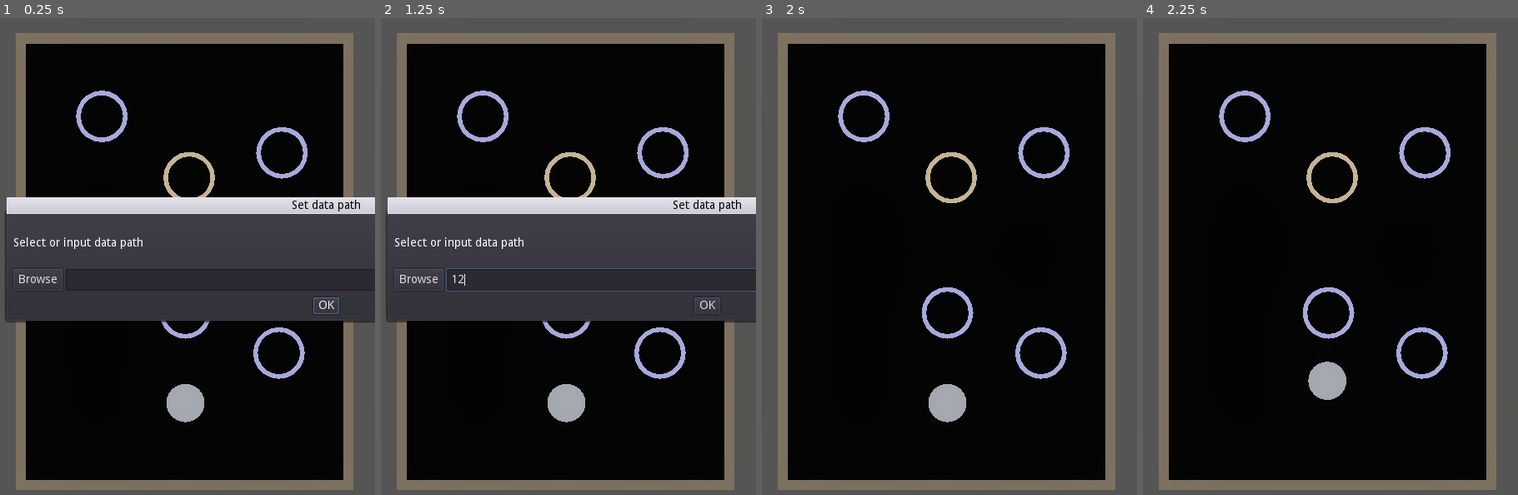
Above: before the commit, frames 1-4 (left to right).
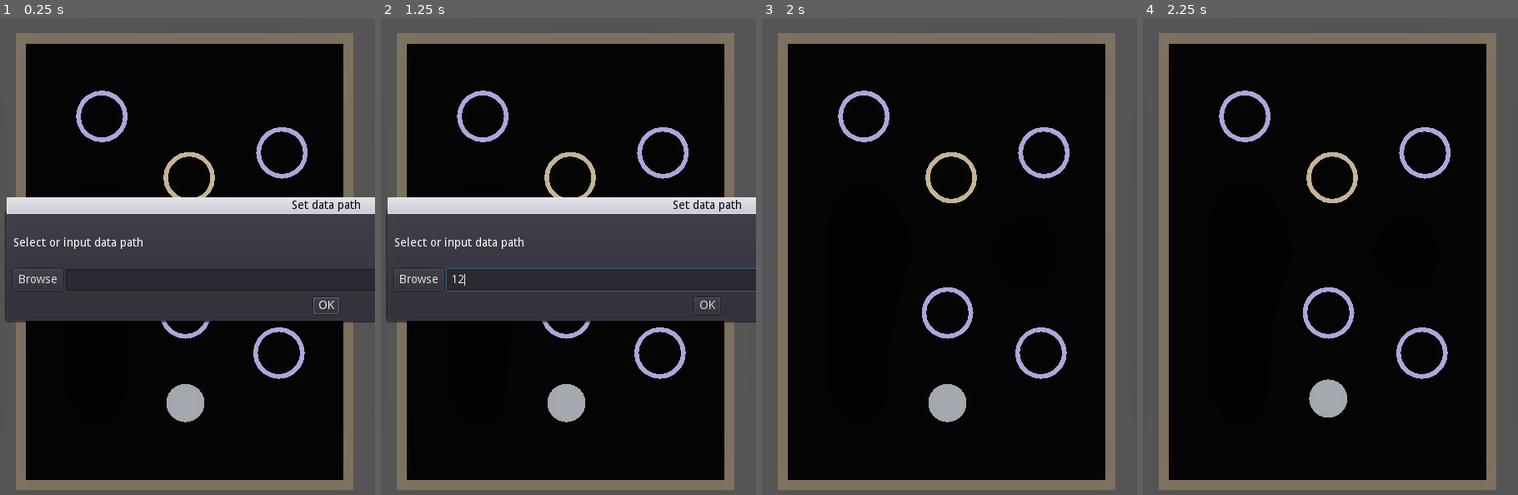
Above: after the commit, the same moments.

Repository: ZhekaHauska/pinball
Game: Godot game, scene res://scenes/Env.tscn
The game is run twice, just before and just after one commit, with the same random seed, the same clock (stepped at 60 frames per second) and the same inputs.
Inputs (mouse positions are in pixels of both pictures, inside the frame that each line leads up to):
- Up to frame 1 (0.25 s): no input
- Up to frame 2 (1.25 s): click (733, 280) at 0.52 s; type "12" at 0.6 s
- Up to frame 3 (2 s): click "OK" at 1.25 s
- Up to frame 4 (2.25 s): tap Enter at 2 s; hold Right (turn_right) from 2.03 s (still down); tap Space (fire) at 2.1 s

Frames 1-3 are identical in both runs. In frame 4, 0.7% of the frame differs, in the area x 44-55%, y 72-84%.

Commit message:
fix blocking messaging

Diff:
--- a/scenes/Agent.tscn
+++ b/scenes/Agent.tscn
@@ -16,5 +16,6 @@
 
 [node name="CSGMesh" type="CSGMesh" parent="."]
 transform = Transform( 0.40432, 0, 0, 0, 0.135462, 0, 0, 0, 0.5051, 0, 0, 0 )
+layers = 2
 mesh = ExtResource( 2 )
 material = SubResource( 1 )
--- a/scenes/Env.tscn
+++ b/scenes/Env.tscn
@@ -57,7 +57,6 @@
 
 [node name="Agent" parent="." instance=ExtResource( 1 )]
 transform = Transform( 1, 0, 0, 0, 1, 0, 0, 0, 1, -2.90733, 3.34033, -0.453864 )
-speed = 5.0
 
 [node name="Walls" type="Spatial" parent="."]
 transform = Transform( 1, 0, 0, 0, 1, 0, 0, 0, 1, 0, 0, -5 )
@@ -219,6 +218,7 @@
 
 [node name="Camera" type="Camera" parent="RGBCameraSensor3D/Viewport"]
 transform = Transform( 1, 0, 0, 0, -4.37114e-08, 1, 0, -1, -4.37114e-08, 0.0783672, 5.19221, -4.93719 )
+cull_mask = 1048573
 environment = ExtResource( 8 )
 projection = 1
 size = 13.1028
--- a/scenes/RGBCameraSensor3D.tscn
+++ /dev/null
@@ -1,42 +0,0 @@
-[gd_scene load_steps=3 format=2]
-
-[ext_resource path="res://scripts/RGBCameraSensor3D.gd" type="Script" id=1]
-
-[sub_resource type="ViewportTexture" id=1]
-viewport_path = NodePath("Viewport")
-
-[node name="RGBCameraSensor3D" type="Spatial"]
-script = ExtResource( 1 )
-
-[node name="RemoteTransform" type="RemoteTransform" parent="."]
-remote_path = NodePath("../Viewport/Camera")
-
-[node name="Viewport" type="Viewport" parent="."]
-size = Vector2( 32, 32 )
-render_target_update_mode = 3
-
-[node name="Camera" type="Camera" parent="Viewport"]
-near = 0.5
-
-[node name="Control" type="Control" parent="."]
-anchor_right = 1.0
-anchor_bottom = 1.0
-__meta__ = {
-"_edit_use_anchors_": false
-}
-
-[node name="TextureRect" type="ColorRect" parent="Control"]
-margin_left = 1096.0
-margin_top = 534.0
-margin_right = 1114.0
-margin_bottom = 552.0
-rect_scale = Vector2( 10, 10 )
-color = Color( 0.00784314, 0.00784314, 0.00784314, 1 )
-__meta__ = {
-"_edit_use_anchors_": false
-}
-
-[node name="CameraTexture" type="Sprite" parent="Control/TextureRect"]
-texture = SubResource( 1 )
-offset = Vector2( 9, 9 )
-flip_v = true
--- a/scripts/Agent.gd
+++ b/scripts/Agent.gd
@@ -1,6 +1,6 @@
 extends Spatial
 
-export var speed = 1.0
+export var magnitude = 1.0
 var direction = Vector3.FORWARD
 
 func _physics_process(delta):
@@ -10,4 +10,8 @@
 		rotation.y -= 0.01
 	if Input.is_action_just_pressed("fire"):
 		direction = Vector3.FORWARD.rotated(Vector3.UP, rotation.y)
-		get_node("../Ball").apply_central_impulse(direction * speed)
+		get_node("../Ball").apply_central_impulse(direction * magnitude)
+
+func act(angle, magnitude):
+	direction = Vector3.FORWARD.rotated(Vector3.UP, angle)
+	get_node("../Ball").apply_central_impulse(direction * magnitude)
--- a/scripts/Env.gd
+++ b/scripts/Env.gd
@@ -35,10 +35,16 @@
 
 	if connected:
 		print('connected')
+
+		config_path = args.get('config', null)
+		if config_path:
+			config_dict = load_json_data(config_path)
+			if config_dict:
+				setup_environment(config_dict)
 	else:
 		print('connection failed')
 
-	$GUI/Settings.popup()
+		$GUI/Settings.popup()
 
 func _input(event):
 	if Input.is_action_just_pressed("reset"):
@@ -47,8 +53,9 @@
 	if Input.is_action_just_pressed("settings"):
 		$GUI/Settings.popup()
 
-func _physics_process(delta):
+func _process(delta):
 	if connected:
+
 		var message = _get_dict_json_message()
 
 		if message:
@@ -65,6 +72,12 @@
 
 				_send_dict_as_json_message(reply)
 				get_tree().set_pause(false)
+			if message['type'] == 'act':
+				var action = message['action']
+				$Agent.act(action[0], action[1])
+
+			if message['type'] == 'reset':
+				reset()
 
 func reset():
 	$Ball.translation = initial_ball_position
@@ -194,21 +207,18 @@
 	client.put_string(to_json(dict))
 
 func _get_dict_json_message():
-	# returns a dictionary from of the most recent message
-	# this is not waiting
-	while client.get_available_bytes() == 0:
+	if client.get_available_bytes() == 0:
 		if client.get_status() == 3:
 			print("server disconnected status 3, closing")
 			get_tree().quit()
-			return null
 
 		if !client.is_connected_to_host():
 			print("server disconnected, closing")
 			get_tree().quit()
-			return null
-		OS.delay_usec(10)
-
-	var message = client.get_string()
-	var json_data = JSON.parse(message).result
-
-	return json_data
+
+		return null
+	else:
+		var message = client.get_string()
+		var json_data = JSON.parse(message).result
+
+		return json_data
Not shown, changed: .gitignore
Not shown, changed: python_env/pinball.py
